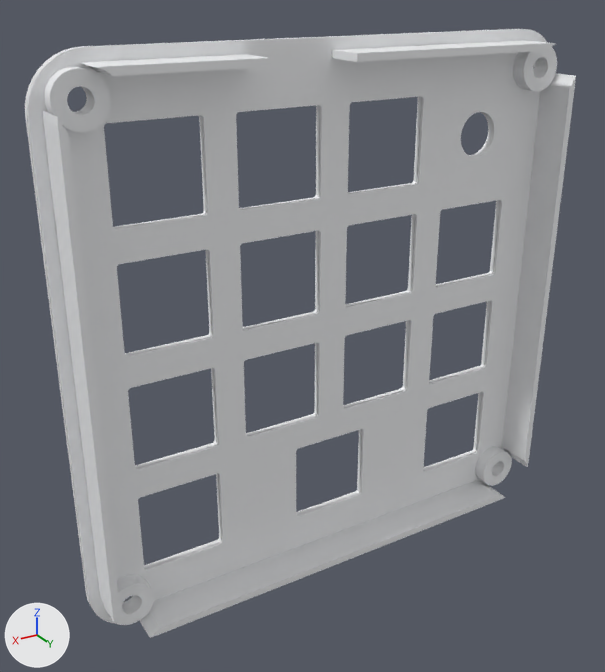
A saved change to the glTF model hardware/orchestrator-pad/exports/preview-plate.glb.
Camera for both pictures: a camera (50 mm lens) standing at (70.3, 93.6, 53.1) and looking at (5.6, -14.4, -0.9). Every picture has the same lights, and +X, +Y and +Z are marked at lower left. The older version comes first. Vertices at exactly the same position are counted once.

Before the edit, the objects in view are built like this:
```python
me_plate = bpy.data.meshes.new('plate')
me_plate.from_pydata(...)  # 5096 vertices, 10316 faces; spans x -45.0..45.0, y -15.5..-7.5, z -45.0..45.0
me_plate.materials.append(mat_plate_mat)  # white #f4f5f7
ob_plate = bpy.data.objects.new('plate', me_plate)
ob_plate.location = (0.0, 0.0, 0.0)
```
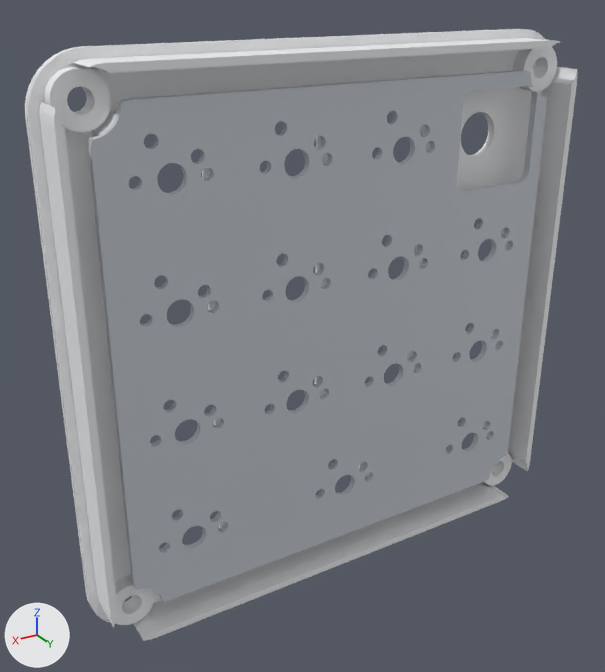
The newer file is also turned or shifted as a whole; pictures and numbers use the older file's frame.

Where the change shows, as pixel boxes (x1, y1, x2, y2) in the pictures (605 x 672 px):
'plate', reshaped
    before: (25, 29, 576, 638)
    after: (25, 29, 577, 641)
'switch-deck', added
    after: (88, 70, 547, 602)
part 1 of me_plate, reshaped
    before: (43, 40, 576, 638)
    after: (39, 38, 577, 641)

The change, as a diff of the scene's bpy script:
```diff
--- a/hardware/orchestrator-pad/exports/preview-plate.glb.py
+++ b/hardware/orchestrator-pad/exports/preview-plate.glb.py
@@ mat_switch_deck_mat @@
+mat_switch_deck_mat = principled_material('switch-deck-mat')
+mat_switch_deck_mat.base_color = (0.584, 0.624, 0.672)  # light grey #c9cfd6
+mat_switch_deck_mat.metallic = 0.05
+mat_switch_deck_mat.roughness = 0.55
@@ me_plate @@
 # used by ob_plate; location = (0.0, 0.0, 0.0)
-me_plate.from_pydata(...)  # 5096 vertices, 10316 faces; spans x -45.0..45.0, y -15.5..-7.5, z -45.0..45.0
+me_plate.from_pydata(...)  # 7588 vertices, 15304 faces; spans x -45.0..45.0, y -15.5..-7.5, z -45.0..45.0
+# me_plate part 1: 8 vertices moved from x -43.2..43.2, y -14.2..-7.5, z -43.2..43.2 to x -43.7..43.7, y -14.2..-7.5, z -43.7..43.7; 80 vertices removed from x -43.2..43.2, y -14.2..-7.5, z -43.2..43.2; 2572 vertices added at x -43.7..43.7, y -14.2..-7.5, z -43.7..43.7
 me_plate.materials.append(mat_plate_mat)
@@ me_switch_deck @@
+me_switch_deck.from_pydata(...)  # 9208 vertices, 18692 faces; spans x -39.0..39.0, y -36.5..-35.3, z -39.0..39.0
+me_switch_deck.materials.append(mat_switch_deck_mat)  # light grey #c9cfd6
@@ ob_switch_deck @@
+ob_switch_deck = bpy.data.objects.new('switch-deck', me_switch_deck)
+ob_switch_deck.location = (0.0, 26.0, 0.0)
```
